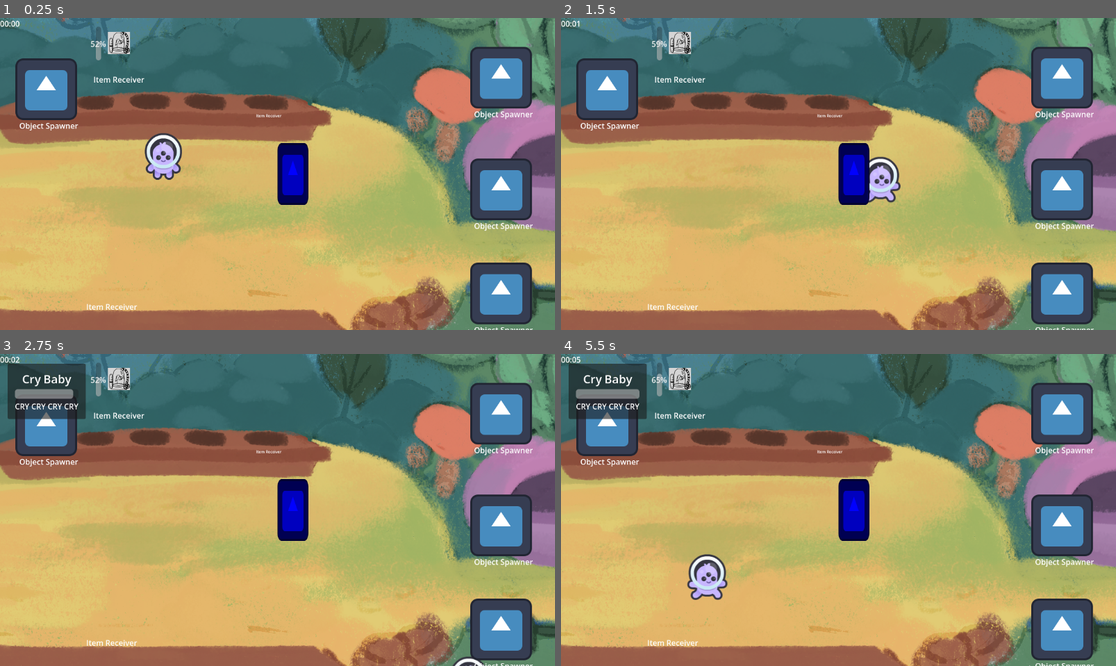
Above: before the commit, frames 1-4 (two rows, left to right).
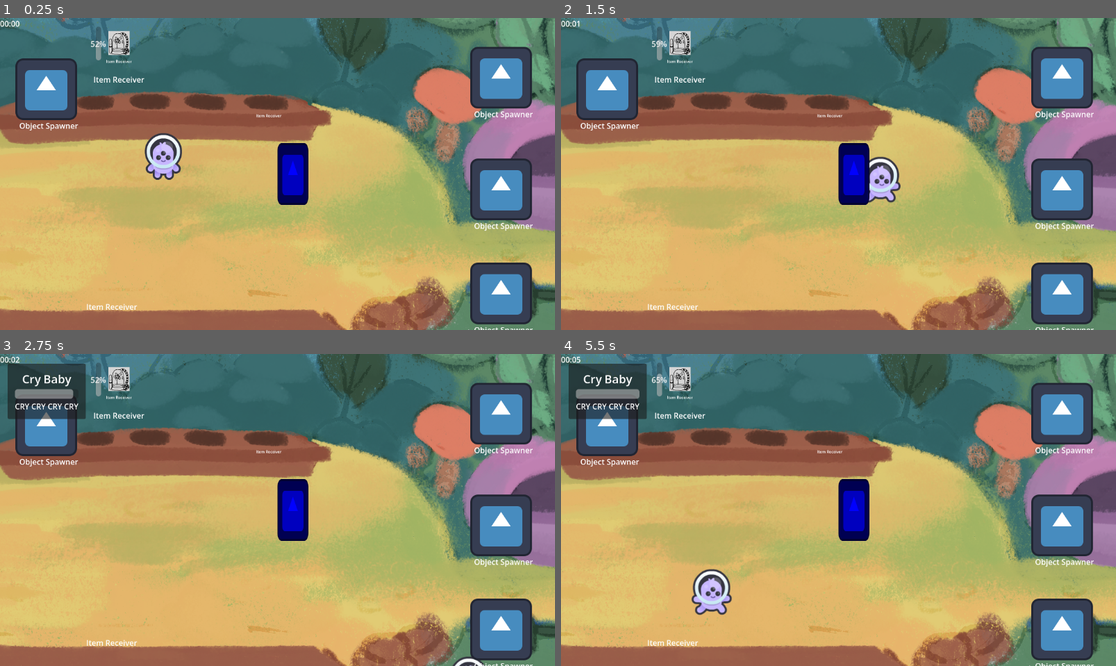
Above: after the commit, the same moments.

Repository: CamaraoLendario/Chaotic-Plants
Game: Godot game, scene res://main_world.tscn
The game is run twice, just before and just after one commit, with the same random seed, the same clock (stepped at 60 frames per second) and the same inputs. The engine's default icon, where the game draws it, is replaced by a stand-in: a white triangle on a blue panel in a dark square.
Inputs (mouse positions are in pixels of both pictures, inside the frame that each line leads up to):
- Up to frame 1 (0.25 s): no input
- Up to frame 2 (1.5 s): move the mouse to (960, 158) at 0.52 s; hold D (Right) 0.53-1.28 s; tap F (Drop) at 0.6 s; move the mouse to (727, 189) at 1.27 s; hold S (Down) from 1.28 s (still down); tap E (Interact) at 1.35 s
- Up to frame 3 (2.75 s): move the mouse to (333, 441) at 2.02 s; release S (Down) at 2.03 s; hold D (Right) from 2.03 s (still down); click (333, 441) at 2.1 s
- Up to frame 4 (5.5 s): move the mouse to (810, 572) at 2.77 s; release D (Right) at 2.78 s; hold W (Up) 2.78-3.53 s; tap F (Drop) at 2.85, 5.1 s; move the mouse to (1005, 556) at 3.52 s; hold A (Left) 3.53-5.03 s; tap E (Interact) at 3.6 s; move the mouse to (672, 463) at 4.27 s; click (672, 463) at 4.35 s; move the mouse to (866, 510) at 5.02 s; hold S (Down) from 5.03 s (still down)

The runs differ from the first frame. In frame 1, 0.2% of the frame differs, in the area x 19-24%, y 4-15%; in frame 2, 0.2%; in frame 3, 0.2%; in frame 4, 1.4%, in the area x 19-31%, y 4-84%.

Commit message:
plants grow and can be picked after

Diff:
--- a/Plants/Cry Baby/cry_baby.gd
+++ b/Plants/Cry Baby/cry_baby.gd
@@ -47,7 +47,7 @@
 
 	IsCrying = true
 	itemReceiver.picked_up_object.connect(update_held_item)
-	itemReceiver.dropped_object.connect(update_held_item)
+	itemReceiver.picker.dropped_pickable.connect(update_held_item)
 
 	AddBeAnnoyingTimer()
 	SpawnTeddyBears()
@@ -69,6 +69,10 @@
 		be_annoying_timer.start(beAnnoyingTimeInterval)
 
 func update_held_item(_obj: Pickable):
+	if (itemReceiver.get_held_object() == null):
+		HeldTeddyBear = -1
+		return
+
 	var currentHeldObject = itemReceiver.get_held_object().owner
 	print(self, " held item updated. new object: ", currentHeldObject.name)
 	if (currentHeldObject is TeddyBear):
--- a/Plants/base_plant.gd
+++ b/Plants/base_plant.gd
@@ -14,6 +14,7 @@
 @export var sprite: AnimatedSprite2D
 @export var interactable : Interactable
 @export var pickable: Pickable
+@export var picker: Picker
 
 var isGrowing: bool = true
 
@@ -56,6 +57,7 @@
 func _physics_process(delta: float) -> void:
 	if (!isByStages and GrowProgress < growGoal-1 and isGrowing and !isGrown):
 		GrowProgress += (delta / growTime) * growGoal
+		print(GrowProgress)
 
 func check_grow_progress():
 	sprite.animation = "stage" +  str(int(GrowProgress))
@@ -63,6 +65,9 @@
 		finishGrowing()
 
 func finishGrowing():
+	print("FINISHED")
+	picker.set_deferred("monitorable", false)
+	picker.set_deferred("monitoring", false)
 	isGrown = true
 	pickable.activate()
 	finishedGrowing.emit()
--- a/Plants/base_plant.tscn
+++ b/Plants/base_plant.tscn
@@ -34,12 +34,13 @@
 [sub_resource type="RectangleShape2D" id="RectangleShape2D_51v42"]
 size = Vector2(64, 64)
 
-[node name="BasePlant" type="Node2D" unique_id=629364572 node_paths=PackedStringArray("sprite", "interactable", "pickable")]
+[node name="BasePlant" type="Node2D" unique_id=629364572 node_paths=PackedStringArray("sprite", "interactable", "pickable", "picker")]
 material = SubResource("ShaderMaterial_gwtbr")
 script = ExtResource("1_ha1yr")
 sprite = NodePath("Sprite")
 interactable = NodePath("Interactable")
 pickable = NodePath("Pickable")
+picker = NodePath("PlantItemReceiver/Picker")
 
 [node name="Sprite" type="AnimatedSprite2D" parent="." unique_id=1713877530]
 use_parent_material = true
--- a/Plants/object_receiver.gd
+++ b/Plants/object_receiver.gd
@@ -31,8 +31,5 @@
 func drop_and_free() -> Pickable:
 	return picker.drop_and_free()
 
-func get_held_object():
-	if picker.is_holding():
-		return picker.curPickingTarget
-	else:
-		return null
+func get_held_object() -> Pickable:
+	return picker.objectHolder.currentHoldedObject
--- a/Plants/steamy/steamy.tscn
+++ b/Plants/steamy/steamy.tscn
@@ -63,9 +63,9 @@
 script = ExtResource("2_tdr66")
 itemReceiver = NodePath("PlantItemReceiver")
 progressBar = NodePath("ProgressBar")
-growTime = 20.0
+growTime = 0.1
 
-[node name="PlantItemReceiver" parent="." index="0" unique_id=1216653505 instance=ExtResource("5_x7xwt")]
+[node name="PlantItemReceiver2" parent="." index="0" unique_id=1216653505 instance=ExtResource("5_x7xwt")]
 scale = Vector2(0.505, 0.505)
 filters = Array[ExtResource("6_8xx8s")]([SubResource("Resource_qrxx1")])
 
@@ -83,3 +83,5 @@
 step = 0.001
 value = 0.5
 fill_mode = 3
+
+[editable path="PlantItemReceiver"]
--- a/interact/object_holder.gd
+++ b/interact/object_holder.gd
@@ -10,9 +10,10 @@
 
 func hold_object(pickable: Pickable):
 	if !is_holding():
+
 		currentHoldedObject = pickable
+		currentHoldedObject.owner.reparent(objectHoldPoint)
 		currentHoldedObject.WasPickedUp.connect(_on_pickable_was_picked)
-		currentHoldedObject.owner.reparent(objectHoldPoint)
 		currentHoldedObject.owner.position = Vector2.ZERO
 		currentHoldedObject.owner.rotation = 0
 		picked_up_object.emit(currentHoldedObject)
@@ -39,8 +40,9 @@
 	picked_up_object.emit(currentHoldedObject)
 
 func _on_pickable_was_picked(_picker):
+	print("1")
+	drop_object()
 	dropped_object.emit(currentHoldedObject)
-	currentHoldedObject = null
 
 func is_holding():
 	return currentHoldedObject != null
--- a/interact/pickable.gd
+++ b/interact/pickable.gd
@@ -7,6 +7,7 @@
 var canBePicked: bool = true
 
 func can_be_picked() -> bool:
+
 	return canBePicked
 
 func get_picked(picker: Picker):
@@ -15,7 +16,6 @@
 func get_dropped(picker: Picker):
 	WasDropped.emit(picker)
 
-
 func activate():
 	monitoring = true
 	monitorable = true
--- a/interact/picker.gd
+++ b/interact/picker.gd
@@ -8,6 +8,12 @@
 
 @export var filters: Array[InteractFilter]
 var curPickingTarget: Pickable
+
+func _ready() -> void:
+	objectHolder.dropped_object.connect(func(obj):
+		print("2")
+		dropped_pickable.emit(obj)
+		)
 
 func _physics_process(delta: float) -> void:
 	if !is_holding():
--- a/main_world.tscn
+++ b/main_world.tscn
@@ -81,6 +81,7 @@
 
 [node name="Node2D" parent="." unique_id=1793507303 instance=ExtResource("1_itk02")]
 position = Vector2(-237, 12)
+motion_mode = 0
 
 [node name="ObjectSpawner" parent="." unique_id=1063420533 instance=ExtResource("2_uoqbt")]
 position = Vector2(-480, -176)
@@ -130,12 +131,13 @@
 scale = Vector2(0.505, 0.505)
 filters = Array[ExtResource("14_fc1ei")]([SubResource("Resource_qrxx1")])
 
-[node name="PlantItemReceiver" parent="Steamy" index="1" unique_id=1216653505]
+[node name="Sprite" parent="Steamy" index="1" unique_id=1713877530]
+sprite_frames = SubResource("SpriteFrames_vo8r4")
+
+[node name="PlantItemReceiver" parent="Steamy" index="5" unique_id=1216653505]
+use_parent_material = false
 scale = Vector2(1, 1)
 filters = Array[ExtResource("14_fc1ei")]([])
-
-[node name="Sprite" parent="Steamy" index="2" unique_id=1713877530]
-sprite_frames = SubResource("SpriteFrames_vo8r4")
 
 [node name="Pot" parent="." unique_id=313565715 instance=ExtResource("16_bqrff")]
 position = Vector2(-18, -159)
Not shown, added: Plants/Cry Baby/cry_baby.tscn18232056478.tmp
Not shown, added: Plants/Cry Baby/cry_baby.tscn18236846860.tmp
